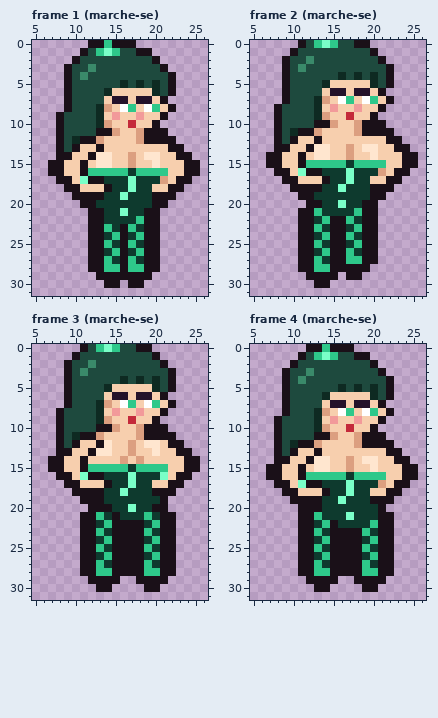
Pixel-art file -- art/plaisirs/plaisirs-jade-lumiere.aseprite. Above is the file before it was changed.
32x32 pixels, 20 frames. Shown: frame 1 (marche-se): x 5..26, y 0..31; frame 2 (marche-se): x 5..26, y 0..31; frame 3 (marche-se): x 5..26, y 0..31; frame 4 (marche-se): x 5..26, y 0..31. The commit also changed other frames, which this record leaves out.
The same view after the edit:
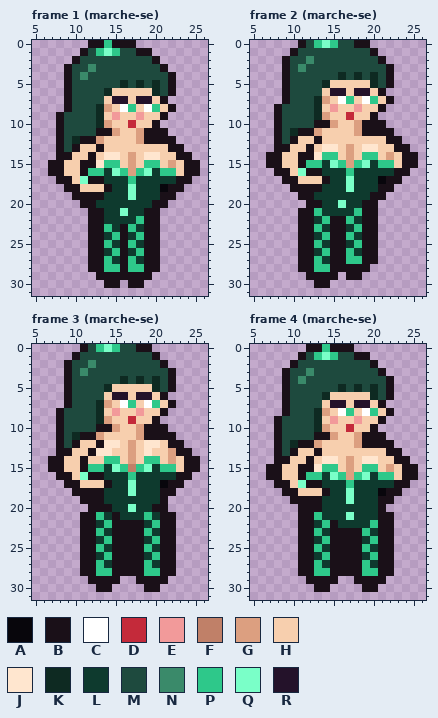
Palette (. is transparent): A #08060c  B #1a1018  C #ffffff  D #c42a3a  E #f29a9a  F #c08068  G #dc9f80  H #f7cfae  J #ffe6cf  K #0e2a22  L #0e3a2e  M #1e4a3e  N #3a8a6a  P #2ec88a  Q #7affc8  R #24122a
From old to new:
Frame 1 (marche-se):
Colour H becomes colour A in row 18 at x 21.
Colour H becomes colour B in row 15 at x 12.
Colour H becomes colour G in row 15 at x 22.
Colour L becomes colour G in row 16 at x 17.
Colour J becomes colour H in row 14 at x 13.
Colour H becomes colour J in row 14 at x 15.
Colour B becomes colour L in row 19 at x 20.
Colour G becomes colour L in row 17 at x 21.
Colour H becomes colour L in row 17 at x 22; in row 18 at x 20.
Colour P becomes colour L in row 16 at x 14 and 20.
Colour Q becomes colour L in row 19 at x 16.
Colour H becomes colour P in row 15 at x 15 and 19; in row 16 at x 22.
Colour J becomes colour P in row 15 at x 14 and 20.
Colour Q becomes colour P in row 17 at x 17.
Colour L becomes colour Q in row 19 at x 17.
Colour P becomes colour Q in row 16 at x 15 and 19.
Frame 2 (marche-se):
Colour H becomes colour A in row 17 at x 21.
Colour H becomes colour B in row 14 at x 12.
Colour H becomes colour G in row 14 at x 22.
Colour L becomes colour G in row 15 at x 17.
Colour J becomes colour H in row 13 at x 13.
Colour H becomes colour J in row 13 at x 15.
Colour B becomes colour L in row 18 at x 20.
Colour G becomes colour L in row 16 at x 21.
Colour H becomes colour L in row 16 at x 22; in row 17 at x 20.
Colour P becomes colour L in row 15 at x 14 and 20.
Colour Q becomes colour L in row 18 at x 16.
Colour H becomes colour P in row 14 at x 15 and 19; in row 15 at x 22.
Colour J becomes colour P in row 14 at x 14 and 20.
Colour Q becomes colour P in row 16 at x 17.
Colour L becomes colour Q in row 18 at x 17.
Colour P becomes colour Q in row 15 at x 15 and 19.
Frame 3 (marche-se):
Colour H becomes colour A in row 17 at x 21.
Colour L becomes colour F in row 15 at x 17.
Colour H becomes colour G in row 13 at x 22; in row 14 at x 17 and 22.
Colour G becomes colour H in row 14 at x 16 and 18.
Colour J becomes colour H in row 13 at x 20.
Colour H becomes colour J in row 12 at x 15; in row 13 at x 19.
Colour B becomes colour L in row 18 at x 20.
Colour H becomes colour L in row 16 at x 22; in row 17 at x 20.
Colour P becomes colour L in row 15 at x 14 and 20.
Colour Q becomes colour L in row 16 at x 21; in row 18 at x 16.
Colour H becomes colour P in row 14 at x 14 to 15 and 19 to 20; in row 15 at x 22.
Colour Q becomes colour P in row 16 at x 17.
Colour L becomes colour Q in row 18 at x 17.
Colour P becomes colour Q in row 15 at x 15 and 19.
Frame 4 (marche-se): the same change as frame 1 (marche-se)
Pixel boxes of the changes (left, top, right, bottom) in both pictures:
changed: (88, 152, 176, 200)
changed: (306, 144, 394, 192)
changed: (104, 440, 176, 496)
changed: (306, 456, 394, 504)
